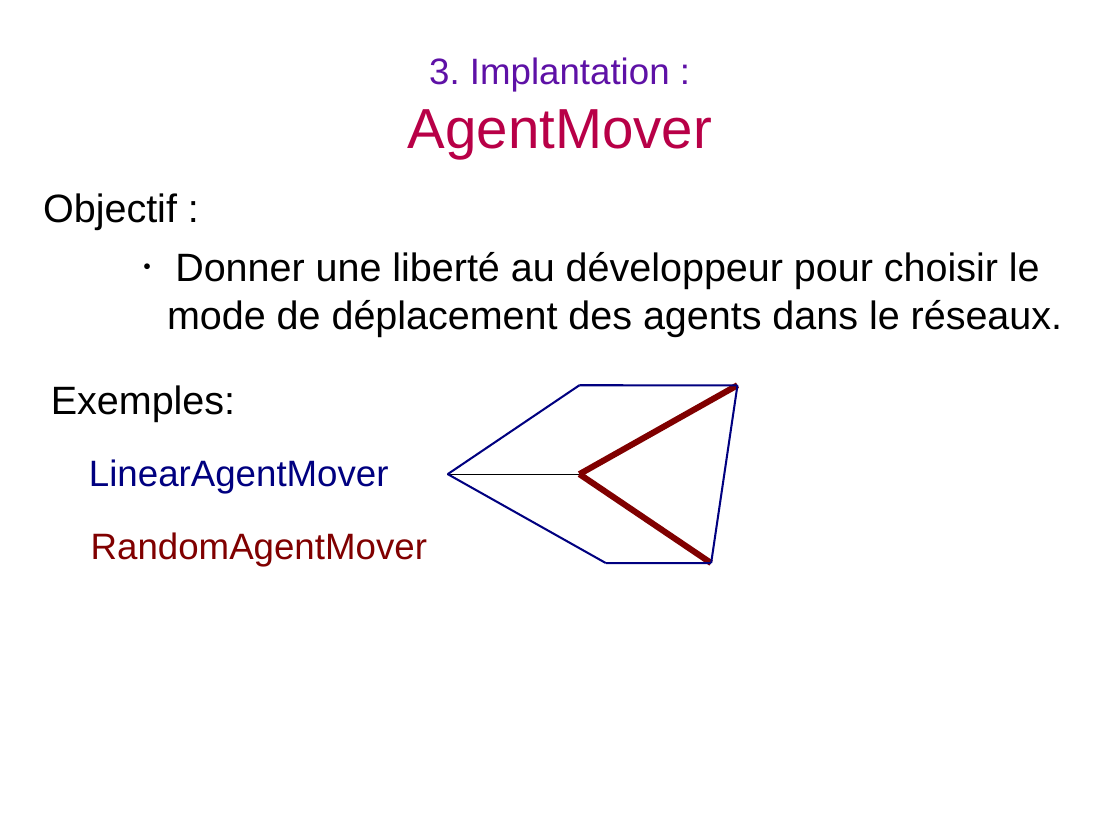
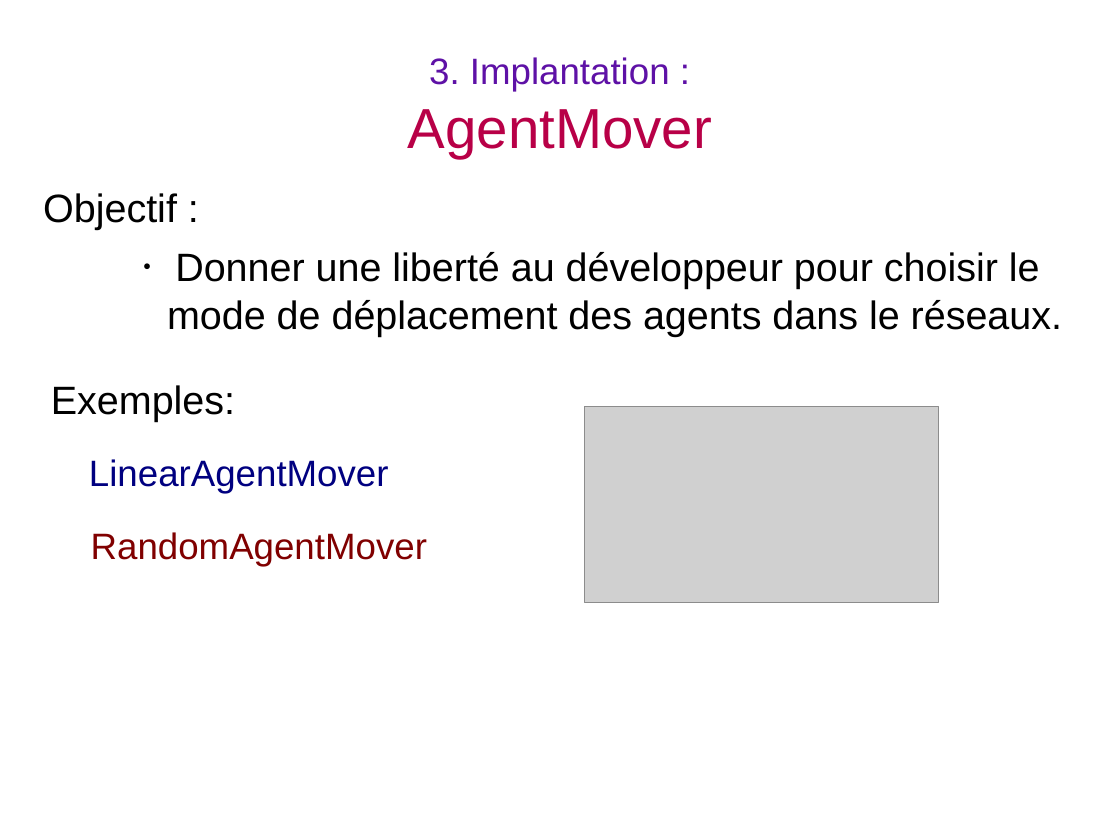
Before and after one commit to BackupTheBerlios/visidia-svn, a slide deck: slide 20 of trunk/doc/soutenance/soutenance.odp (slide 19 before the commit). Drawn at 1120x840 pixels with LibreOffice and Linux fonts; fonts in the diff are those of the drawing; grey boxes stand for pictures. Boxes give left, top, right and bottom in pixels: in the first picture for what was removed or moved away, otherwise in the second. Text is boxed around its words. In the diff, an @@ line names an element or a change of style, - is before the commit and + after.

```diff
--- a/trunk/doc/soutenance/soutenance.odp
+++ b/trunk/doc/soutenance/soutenance.odp
@@ line removed from (448, 475) to (579, 385) @@
@@ line removed from (579, 475) to (738, 385) @@
@@ line removed from (579, 385) to (738, 385) @@
@@ line removed from (738, 385) to (711, 563) @@
@@ picture added at <box>584,407,939,603</box> @@
@@ line removed from (448, 475) to (579, 475) @@
@@ line removed from (448, 475) to (606, 563) @@
@@ line removed from (579, 475) to (711, 563) @@
@@ line removed from (606, 563) to (711, 563) @@
```
Also in this commit, not shown: 7 other slides changed, 3 slides added, 3 slides removed, 3 other files.
